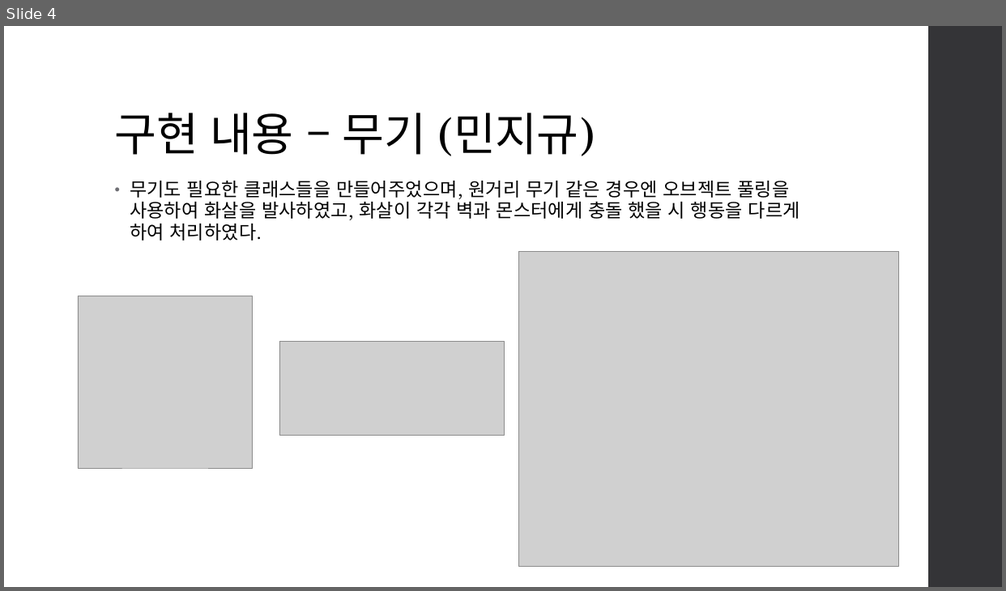
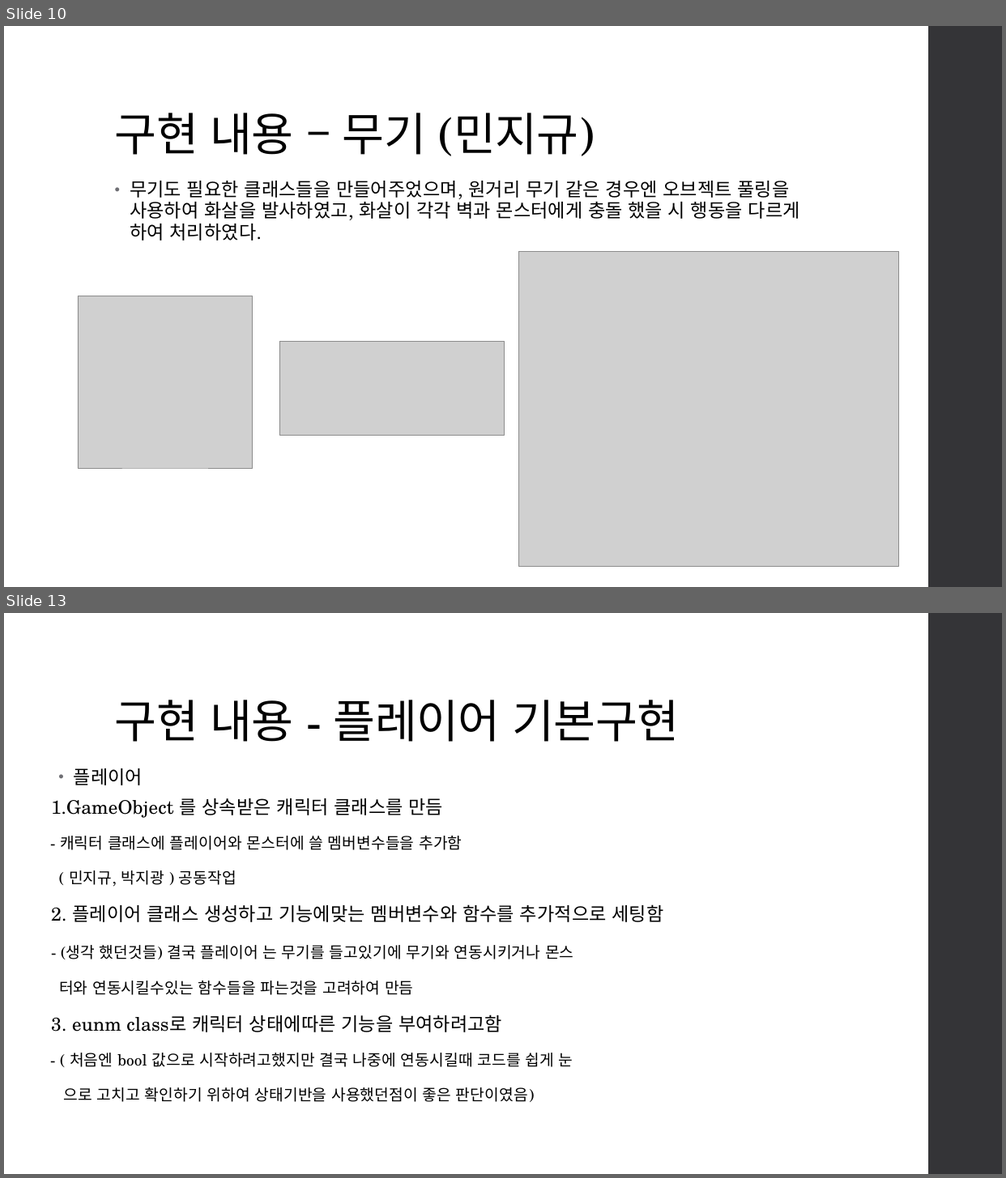
Before and after one commit to jigyu12/SFML_Team_Mockup_Project-Dungreed, a slide deck: SFML 던그리드 모작 팀 프로젝트(민지규, 박지광, 황규영) 발표 자료.pptx. Shown one above the other, each under a label of ours: slide 4 before the commit, slides 10 and 13 after it; the slides between them are not shown. The pictures are 1006x591 and 1006x1178 pixels, drawn with LibreOffice and Linux fonts; fonts in the diff are those of the drawing; grey boxes stand for pictures. Boxes give left, top, right and bottom in pixels: in the first picture for what was removed or moved away, otherwise in the second. Text is boxed around its words. In the diff, an @@ line names an element or a change of style, - is before the commit and + after.

```diff
--- a/SFML 던그리드 모작 팀 프로젝트(민지규, 박지광, 황규영) 발표 자료.pptx
+++ b/SFML 던그리드 모작 팀 프로젝트(민지규, 박지광, 황규영) 발표 자료.pptx
@@ slide 13 added at bbox=[4, 613, 1002, 1174], background #FFFFFF; not listed: 1 template element that a slide beside it also shows @@
@@ title added at bbox=[115, 700, 679, 742], 44 pt, text #000000 @@
+구현 내용 - 플레이어 기본구현
@@ text added at bbox=[74, 769, 143, 786], 18 pt, text #000000 @@
+• 플레이어
@@ text added at bbox=[51, 798, 663, 1102], 15 pt, text #000000 @@
+1.GameObject 를 상속받은 캐릭터 클래스를 만듬
+- 캐릭터 클래스에 플레이어와 몬스터에 쓸 멤버변수들을 추가함
+( 민지규, 박지광 ) 공동작업
+2. 플레이어 클래스 생성하고 기능에맞는 멤버변수와 함수를 추가적으로 세팅함
+- (생각 했던것들) 결국 플레이어 는 무기를 들고있기에 무기와 연동시키거나 몬스
+터와 연동시킬수있는 함수들을 파는것을 고려하여 만듬
+3. eunm class로 캐릭터 상태에따른 기능을 부여하려고함
+- ( 처음엔 bool 값으로 시작하려고했지만 결국 나중에 연동시킬때 코드를 쉽게 눈
+으로 고치고 확인하기 위하여 상태기반을 사용했던점이 좋은 판단이였음)
@@ what was slide 4 is now slide 10 @@
```
Also in this commit, not shown: 1 slide changed, 19 other slides added, 1 slide removed.
